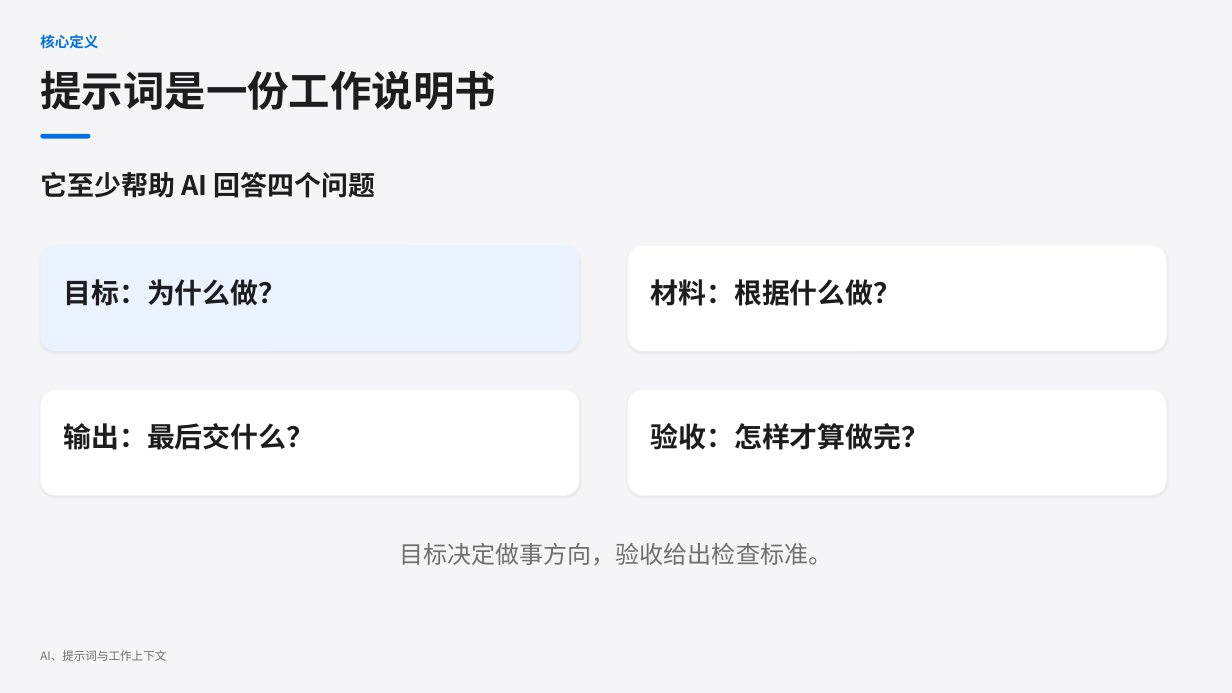
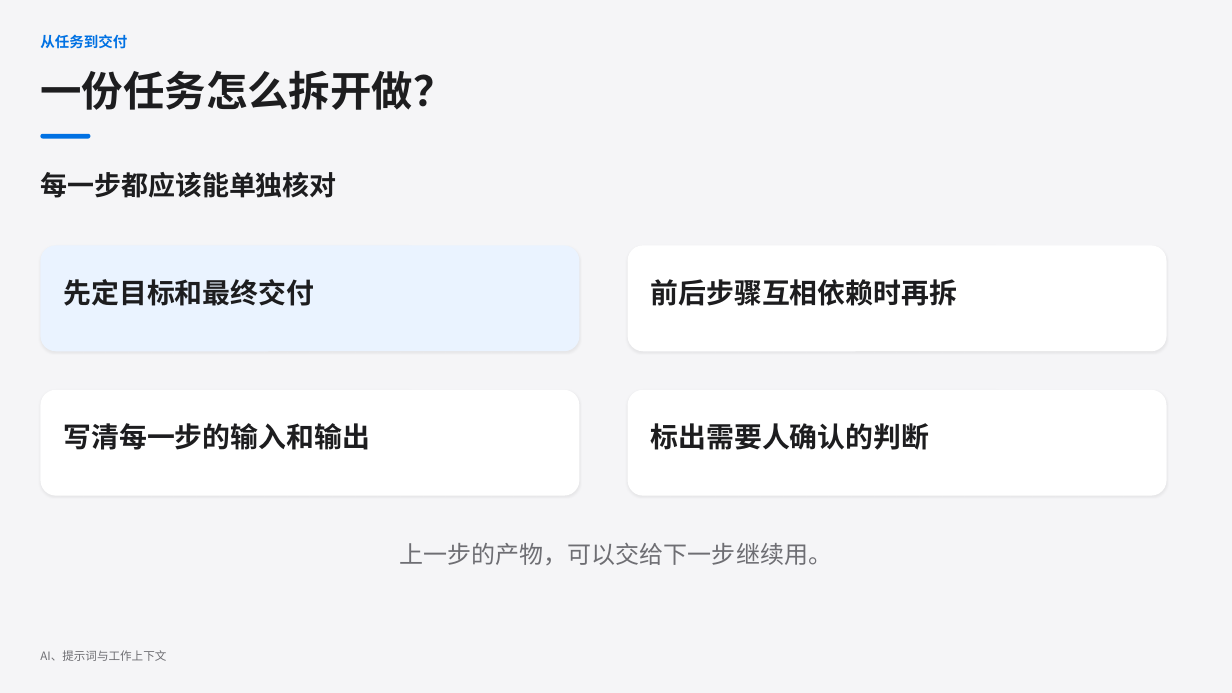
Before and after one commit to jihtsan/https-github.com-jihtsan-cz-night-learn-20261111, a slide deck: slide 9 of learn-02/第二课第一部分 - AI 如何接收和完成任务.pptx. Drawn at 1232x693 pixels with LibreOffice and Linux fonts; fonts in the diff are those of the drawing. Boxes give left, top, right and bottom in pixels: in the first picture for what was removed or moved away, otherwise in the second. Text is boxed around its words. In the diff, an @@ line names an element or a change of style, - is before the commit and + after.

```diff
--- a/learn-02/第二课第一部分 - AI 如何接收和完成任务.pptx
+++ b/learn-02/第二课第一部分 - AI 如何接收和完成任务.pptx
@@ text at <box>40,34,127,49</box>: text changed @@
-核心定义
+从任务到交付
@@ text at <box>40,71,454,110</box>: text changed @@
-提示词是一份工作说明书
+一份任务怎么拆开做？
@@ text at <box>40,172,336,198</box>: text changed @@
-它至少帮助 AI 回答四个问题
+每一步都应该能单独核对
@@ text at <box>63,279,314,306</box>: text changed @@
-目标：为什么做？
+先定目标和最终交付
@@ text at <box>651,279,958,306</box>: text changed @@
-材料：根据什么做？
+前后步骤互相依赖时再拆
@@ text at <box>63,423,370,450</box>: text changed @@
-输出：最后交什么？
+写清每一步的输入和输出
@@ text at <box>651,423,930,450</box>: text changed @@
-验收：怎样才算做完？
+标出需要人确认的判断
@@ text at <box>400,543,832,565</box>: text changed @@
-目标决定做事方向，验收给出检查标准。
+上一步的产物，可以交给下一步继续用。
```
Also in this commit, not shown: 7 other slides changed, 1 slide added, 1 slide removed.
